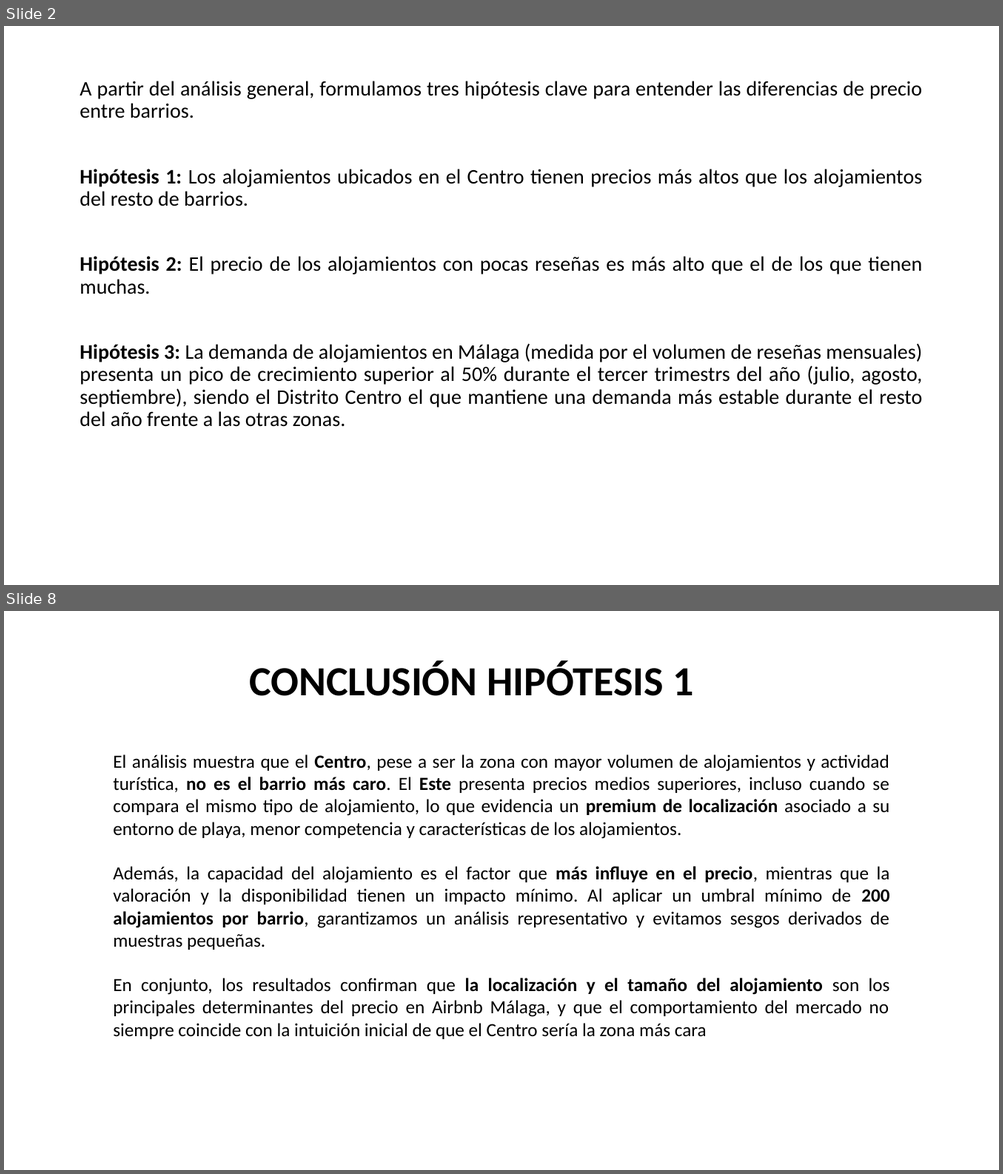
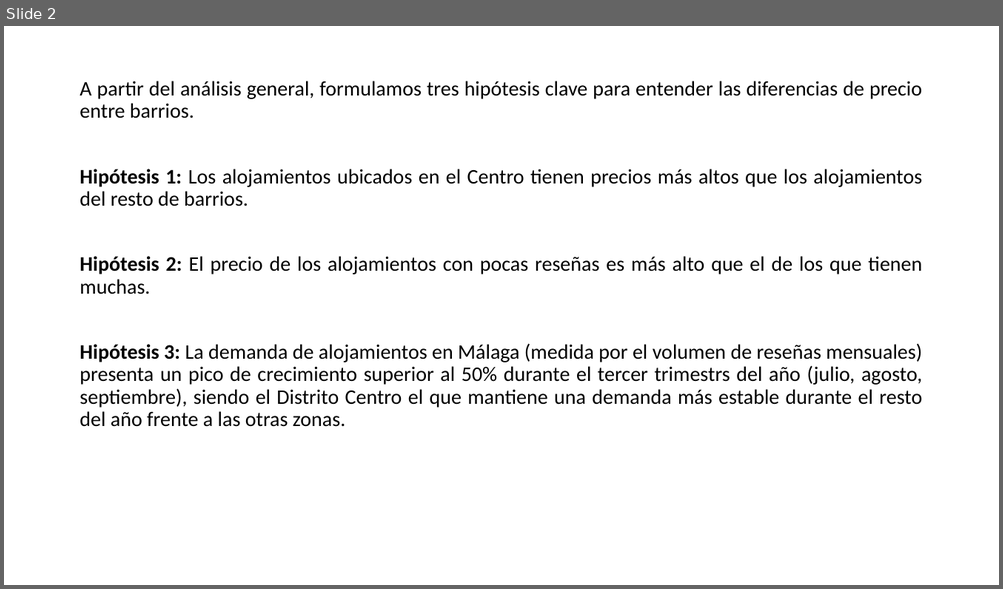
Before and after one commit to MHHsim/Proyect-Break-I, a slide deck: Pendiente/EDA - Alquileres Málaga - 2025.pptx. Shown one above the other, each under a label of ours: slides 2 and 8 before the commit, slide 2 after it; the slides between them are not shown. The pictures are 1003x1174 and 1003x589 pixels, drawn with LibreOffice and Linux fonts; fonts in the diff are those of the drawing. Boxes give left, top, right and bottom in pixels: in the first picture for what was removed or moved away, otherwise in the second. Text is boxed around its words. In the diff, an @@ line names an element or a change of style, - is before the commit and + after.

```diff
--- a/Pendiente/EDA - Alquileres Málaga - 2025.pptx
+++ b/Pendiente/EDA - Alquileres Málaga - 2025.pptx
@@ slide 8 removed at [4,611,999,1170], background #FFFFFF @@
@@ text removed at [249,661,694,696] @@
-CONCLUSIÓN HIPÓTESIS 1
@@ text removed at [113,755,890,1039] @@
-El análisis muestra que el Centro, pese a ser la zona con mayor volumen de alojamientos y actividad turística, no es el barrio más caro. El Este presenta precios medios superiores, incluso cuando se compara el mismo tipo de alojamiento, lo que evidencia un premium de localización asociado a su entorno de playa, menor competencia y características de los alojamientos.
-Además, la capacidad del alojamiento es el factor que más influye en el precio, mientras que la valoración y la disponibilidad tienen un impacto mínimo. Al aplicar un umbral mínimo de 200 alojamientos por barrio, garantizamos un análisis representativo y evitamos sesgos derivados de muestras pequeñas.
-En conjunto, los resultados confirman que la localización y el tamaño del alojamiento son los principales determinantes del precio en Airbnb Málaga, y que el comportamiento del mercado no siempre coincide con la intuición inicial de que el Centro sería la zona más cara
```
Also in this commit, not shown: 2 slides changed, 3 slides added, 4 other slides removed, 2 other files.
